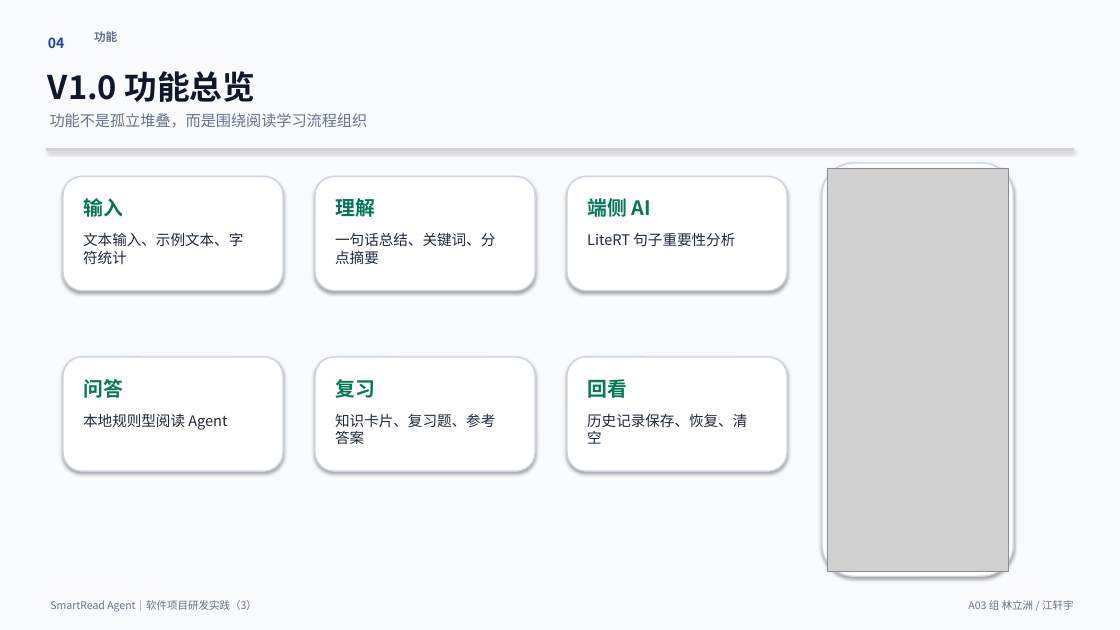
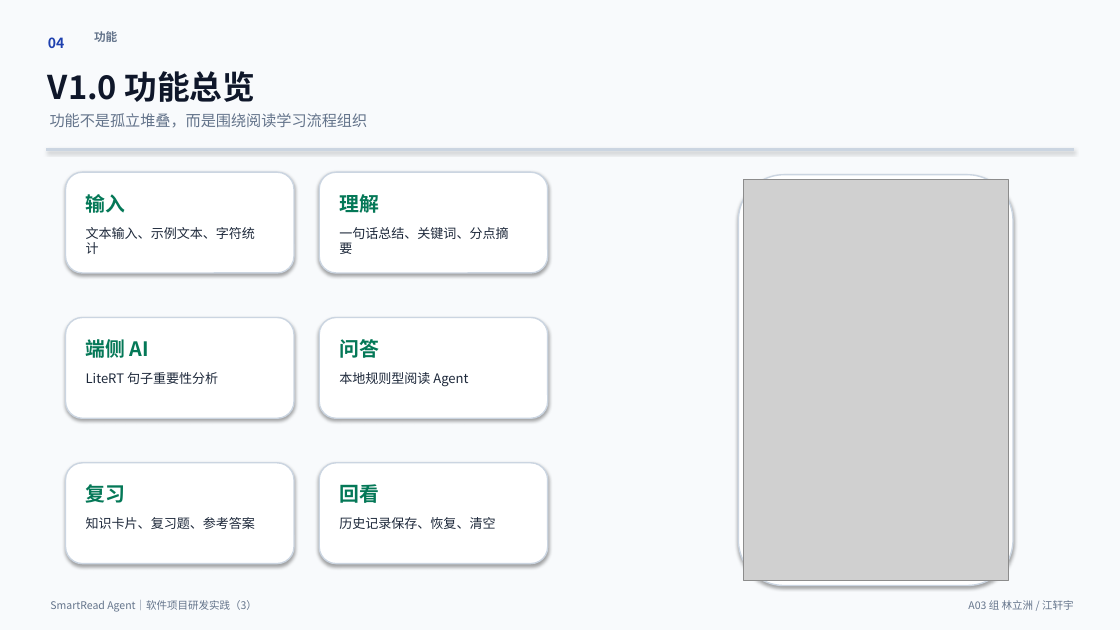
Before and after one commit to heixuan-vsmenghu/SmartRead-Agent-Android, a slide deck: slide 4 of docs/SmartReadAgent_V1.0_期末演示PPT.pptx. Drawn at 1120x630 pixels with LibreOffice and Linux fonts; fonts in the diff are those of the drawing; grey boxes stand for pictures. Boxes give left, top, right and bottom in pixels: in the first picture for what was removed or moved away, otherwise in the second. Text is boxed around its words. In the diff, an @@ line names an element or a change of style, - is before the commit and + after.

```diff
--- a/docs/SmartReadAgent_V1.0_期末演示PPT.pptx
+++ b/docs/SmartReadAgent_V1.0_期末演示PPT.pptx
@@ rounded rectangle: place and size @@
-rounded rectangle at [63, 176, 283, 291]
+rounded rectangle at [66, 172, 294, 273]
@@ rounded rectangle: place and size @@
-rounded rectangle at [315, 176, 535, 291]
+rounded rectangle at [319, 172, 548, 273]
@@ rounded rectangle: place and size @@
-rounded rectangle at [823, 163, 1014, 576]
+rounded rectangle at [739, 175, 1013, 586]
@@ text "输入": place and size @@
-text "输入" at [83, 198, 123, 217]
+text "输入" at [86, 194, 126, 213]
@@ text "理解": place and size @@
-text "理解" at [335, 198, 375, 217]
+text "理解" at [339, 194, 379, 213]
@@ picture: place and size @@
-picture at [828, 168, 1009, 571]
+picture at [744, 180, 1008, 581]
@@ rounded rectangle: place and size @@
-rounded rectangle at [567, 176, 787, 291]
+rounded rectangle at [66, 318, 294, 418]
@@ rounded rectangle: place and size @@
-rounded rectangle at [63, 357, 283, 471]
+rounded rectangle at [319, 318, 548, 418]
@@ text "端侧 AI": place and size @@
-text "端侧 AI" at [587, 194, 650, 221]
+text "端侧 AI" at [86, 336, 149, 363]
@@ text "问答": place and size @@
-text "问答" at [83, 379, 123, 398]
+text "问答" at [339, 339, 379, 358]
@@ text "LiteRT 句子重要性分析": place and size @@
-text "LiteRT 句子重要性分析" at [587, 232, 735, 247]
+text "LiteRT 句子重要性分析" at [86, 372, 218, 384]
@@ text "本地规则型阅读 Agent": place and size @@
-text "本地规则型阅读 Agent" at [83, 413, 227, 430]
+text "本地规则型阅读 Agent" at [339, 372, 468, 387]
@@ rounded rectangle: place and size @@
-rounded rectangle at [315, 357, 535, 471]
+rounded rectangle at [66, 463, 294, 564]
@@ text "复习": place and size @@
-text "复习" at [335, 379, 375, 398]
+text "复习" at [86, 484, 126, 503]
@@ rounded rectangle: place and size @@
-rounded rectangle at [567, 357, 787, 471]
+rounded rectangle at [319, 463, 548, 564]
@@ text "回看": place and size @@
-text "回看" at [587, 379, 627, 398]
+text "回看" at [339, 484, 379, 503]
@@ text "知识卡片、复习题、参考答案": place and size @@
-text "知识卡片、复习题、参考答案" at [335, 413, 495, 444]
+text "知识卡片、复习题、参考答案" at [86, 517, 255, 529]
@@ size 12.5 to 11.2 pt in 6 elements at [86, 227, 255, 254], [339, 227, 508, 254], [86, 372, 218, 384], [339, 372, 468, 387], [86, 517, 255, 529], [339, 517, 495, 529] @@
@@ text "历史记录保存、恢复、清空": place and size @@
-text "历史记录保存、恢复、清空" at [587, 413, 747, 444]
+text "历史记录保存、恢复、清空" at [339, 517, 495, 529]
```
Also in this commit, not shown: 8 other slides changed, 12 other files.
